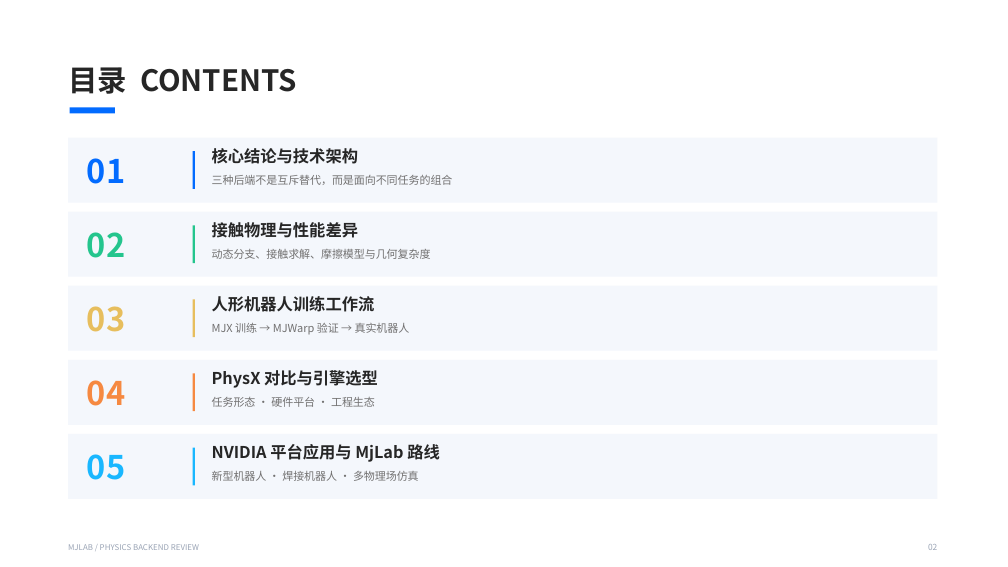
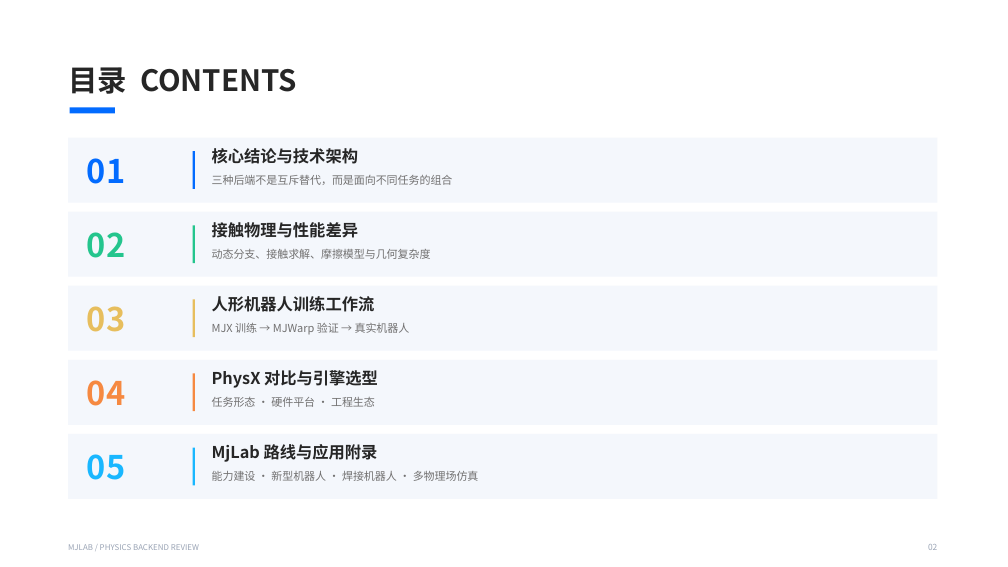
Before and after one commit to Binjian/welding-dynamics, a slide deck: slide 2 of docs/MJWarp_MJX_PhysX_机器人仿真选型.pptx. Drawn at 1008x567 pixels with LibreOffice and Linux fonts; fonts in the diff are those of the drawing. Boxes give left, top, right and bottom in pixels: in the first picture for what was removed or moved away, otherwise in the second. Text is boxed around its words. In the diff, an @@ line names an element or a change of style, - is before the commit and + after.

```diff
--- a/docs/MJWarp_MJX_PhysX_机器人仿真选型.pptx
+++ b/docs/MJWarp_MJX_PhysX_机器人仿真选型.pptx
@@ text at (x1=212, y1=444, x2=378, y2=462): text changed @@
-NVIDIA 平台应用与 MjLab 路线
+MjLab 路线与应用附录
@@ text at (x1=212, y1=471, x2=479, y2=481): text changed @@
-新型机器人 · 焊接机器人 · 多物理场仿真
+能力建设 · 新型机器人 · 焊接机器人 · 多物理场仿真
```
Also in this commit, not shown: 4 other slides changed, 3 slides added, 1 other file.
